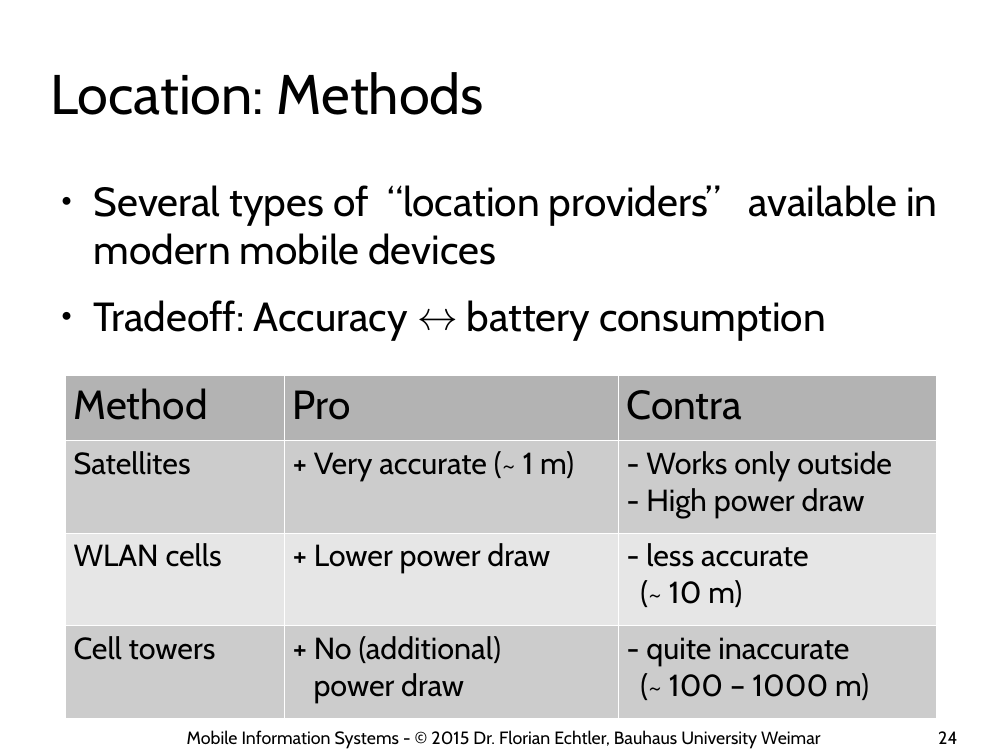
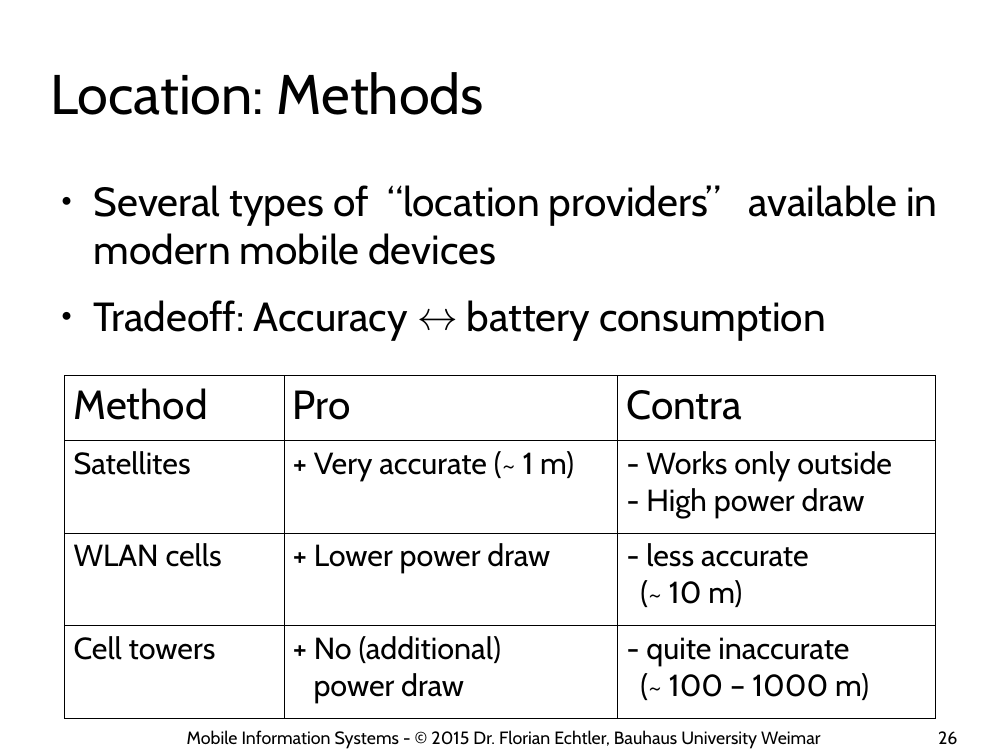
Before and after one commit to floe/mobile-information-systems, a slide deck: slide 26 of 03-networks-and-location.odp (slide 24 before the commit). Drawn at 1008x756 pixels with LibreOffice and Linux fonts; fonts in the diff are those of the drawing; background and template pictures are left out. Boxes give left, top, right and bottom in pixels: in the first picture for what was removed or moved away, otherwise in the second. Text is boxed around its words. In the diff, an @@ line names an element or a change of style, - is before the commit and + after.

Commit message:
update 2016

```diff
--- a/03-networks-and-location.odp
+++ b/03-networks-and-location.odp
@@ table at (x1=65, y1=376, x2=937, y2=707) @@
@@ fill #B3B3B3 to none in row 1 @@
@@ fill #CCCCCC to none in 6 cells @@
@@ fill #E6E6E6 to none in row 3 @@
@@ borders changed @@
@@ page number at (x1=938, y1=731, x2=957, y2=745): text changed @@
-24
+26
```
Also in this commit, not shown: 22 other slides changed, 5 slides added.
